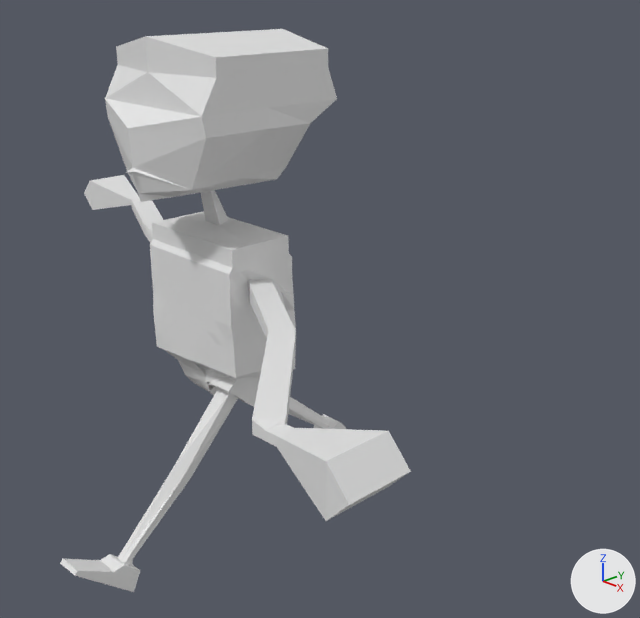
An edit to the Blender file TFCharacter.blend, drawn before and after from the same camera.
Rendered twice from a camera (50 mm lens) standing at (2.62, -1.95, 2.44) and looking at (0.29, 0.26, 1.22). Every picture has the same lights, and +X, +Y and +Z are marked at lower right. Both versions are drawn at frame 5 of the action 'rig.001Action'; the numbers are the values there.
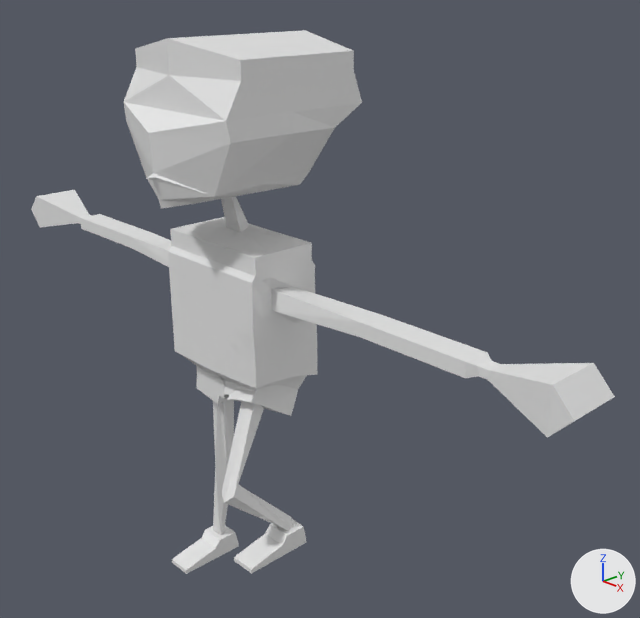
Diff of the bpy script that builds the scene:
```diff
--- a/TFCharacter.blend.py
+++ b/TFCharacter.blend.py
@@ bone_torso @@
 bone_torso = bpy.data.objects['rig.001'].pose.bones['torso']  # child of 'MCH-torso.parent'
-bone_torso.location = (0.0, 0.0, 0.0)
+bone_torso.location = (0.125, 0.0, 0.0)
@@ bone_hand_ik_l @@
 bone_hand_ik_l = bpy.data.objects['rig.001'].pose.bones['hand_ik.L']  # child of 'MCH-hand_ik.parent.L'
-bone_hand_ik_l.location = (0.0, -0.684, 0.0)
+bone_hand_ik_l.location = (0.125, 0.0, 0.0)
@@ bone_hand_ik_r @@
 bone_hand_ik_r = bpy.data.objects['rig.001'].pose.bones['hand_ik.R']  # child of 'MCH-hand_ik.parent.R'
-bone_hand_ik_r.location = (0.0, 0.353, 0.0)
+bone_hand_ik_r.location = (0.125, 0.0, 0.0)
@@ bone_foot_ik_l @@
 bone_foot_ik_l = bpy.data.objects['rig.001'].pose.bones['foot_ik.L']  # child of 'MCH-foot_ik.parent.L'
-bone_foot_ik_l.location = (0.0, -0.628, 0.229)
+bone_foot_ik_l.location = (0.0, 0.0, 0.0)
@@ bone_foot_spin_ik_l @@
 bone_foot_spin_ik_l = bpy.data.objects['rig.001'].pose.bones['foot_spin_ik.L']  # child of 'foot_ik.L'
-bone_foot_spin_ik_l.location = (0.0, 0.0, 0.0)
+bone_foot_spin_ik_l.location = (0.25, 0.0, 0.25)
@@ bone_foot_heel_ik_l @@
 bone_foot_heel_ik_l = bpy.data.objects['rig.001'].pose.bones['foot_heel_ik.L']  # child of 'foot_spin_ik.L'
 bone_foot_heel_ik_l.rotation_mode = 'ZXY'
-bone_foot_heel_ik_l.rotation_euler = (-0.698, -0.0524, -0.0349)  # degrees (-40, -3, -2)
+bone_foot_heel_ik_l.rotation_euler = (0.0, 0.0, 0.0)  # degrees (0, 0, 0)
@@ bone_foot_ik_r @@
 bone_foot_ik_r = bpy.data.objects['rig.001'].pose.bones['foot_ik.R']  # child of 'MCH-foot_ik.parent.R'
-bone_foot_ik_r.location = (0.0, 0.675, 0.28)
+bone_foot_ik_r.location = (0.0, 0.0, 0.0)
@@ bone_foot_heel_ik_r @@
 bone_foot_heel_ik_r = bpy.data.objects['rig.001'].pose.bones['foot_heel_ik.R']  # child of 'foot_spin_ik.R'
 bone_foot_heel_ik_r.rotation_mode = 'ZXY'
-bone_foot_heel_ik_r.rotation_euler = (0.803, 0.0, 0.0)  # degrees (46, 0, 0)
+bone_foot_heel_ik_r.rotation_euler = (0.0, 0.0, 0.0)  # degrees (0, 0, 0)
```

Where the change shows, as pixel boxes [x1, y1, x2, y2] in the pictures (640 x 618 px):
'Cube.001', posed (66% wider)
    before: [60, 29, 411, 592]
    after: [31, 30, 615, 574]
